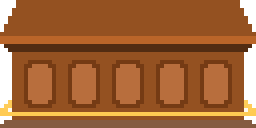
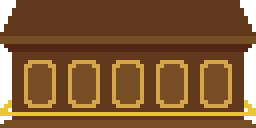
The second 256 × 128 image is a revision of the first. Changes to its layers:
painted on "metal" over [0, 44, 256, 116]
painted on "shield" over [24, 60, 232, 108]
removed layer "shield" (2nd of 5) over [156, 60, 188, 108]
removed layer "shield" (3rd of 5) over [112, 60, 144, 108]
removed layer "shield" (4th of 5) over [68, 60, 100, 108]
removed layer "shield" (5th of 5) over [24, 60, 56, 108]
painted on "bar" over [0, 0, 256, 128]
